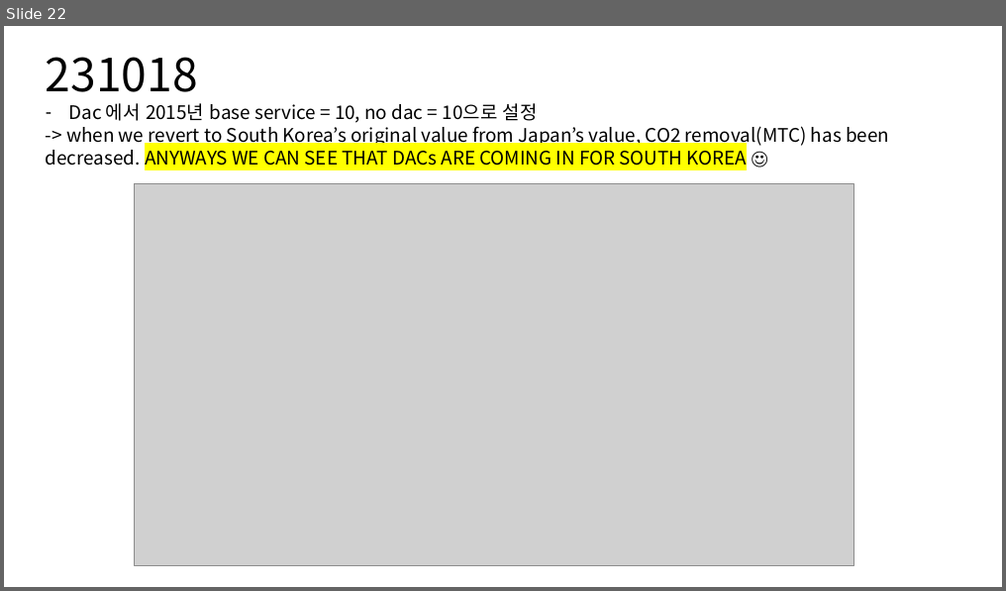
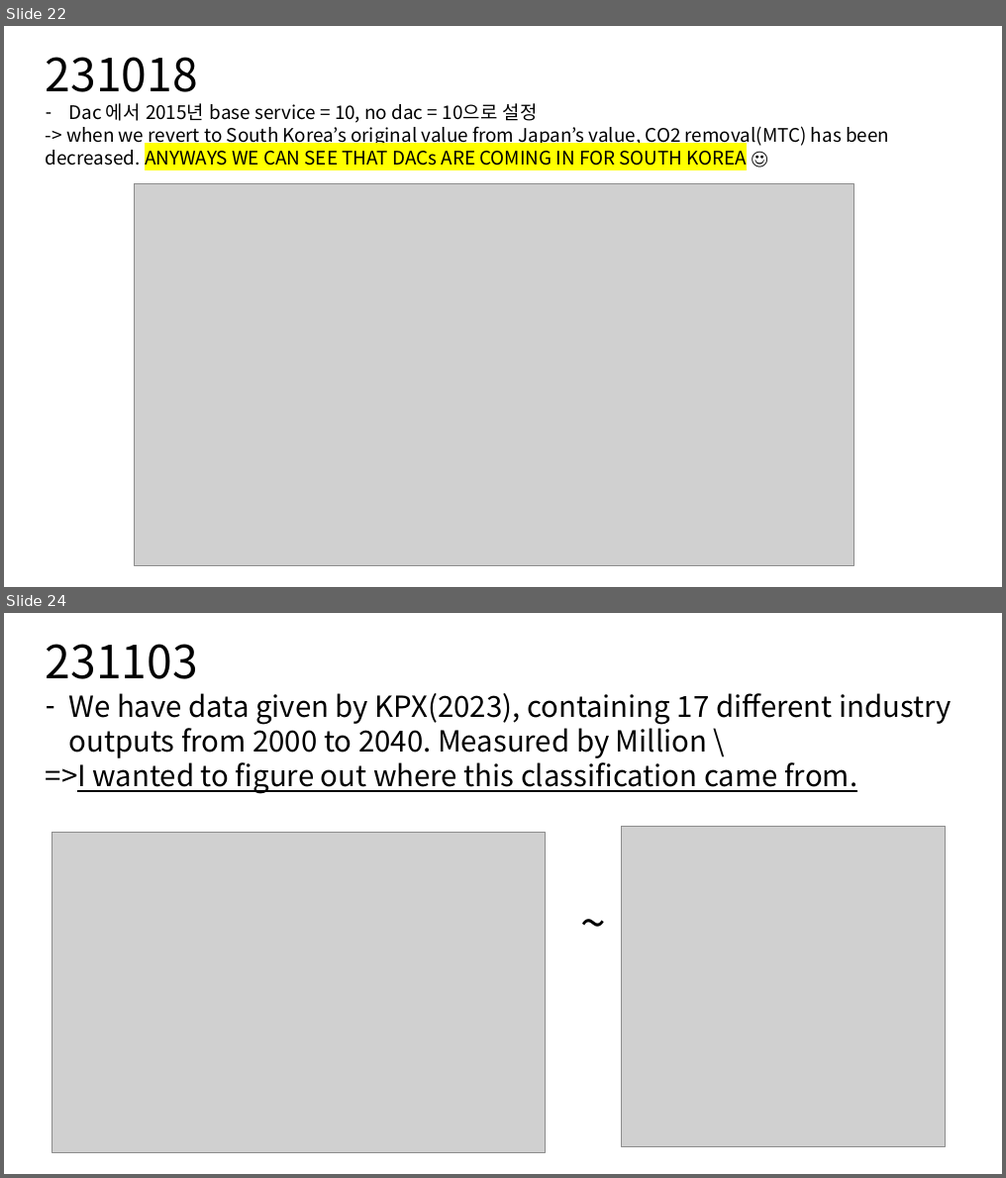
Before and after one commit to coreanjs/jiseok_personal, a slide deck: KAIST_IAM_GROUP/230926_dac_cstorage.pptx. Shown one above the other, each under a label of ours: slide 22 before the commit, slides 22 and 24 after it; the slides between them are not shown. The pictures are 1006x591 and 1006x1178 pixels, drawn with LibreOffice and Linux fonts; fonts in the diff are those of the drawing; grey boxes stand for pictures. Boxes give left, top, right and bottom in pixels: in the first picture for what was removed or moved away, otherwise in the second. Text is boxed around its words. In the diff, an @@ line names an element or a change of style, - is before the commit and + after.

```diff
--- a/KAIST_IAM_GROUP/230926_dac_cstorage.pptx
+++ b/KAIST_IAM_GROUP/230926_dac_cstorage.pptx
@@ slide 24 added at bbox=[4, 613, 1002, 1174], background #FFFFFF @@
@@ text added at bbox=[46, 644, 951, 794], 28 pt, text #000000 @@
+231103
+– We have data given by KPX(2023), containing 17 different industry outputs from 2000 to 2040. Measured by Million \
+=>I wanted to figure out where this classification came from.
@@ picture added at bbox=[52, 833, 545, 1153] @@
@@ picture added at bbox=[621, 827, 945, 1147] @@
@@ text added at bbox=[573, 891, 645, 954], 44 pt, text #000000 @@
+~
```
Also in this commit, not shown: 9 other slides added, 47 other files.
